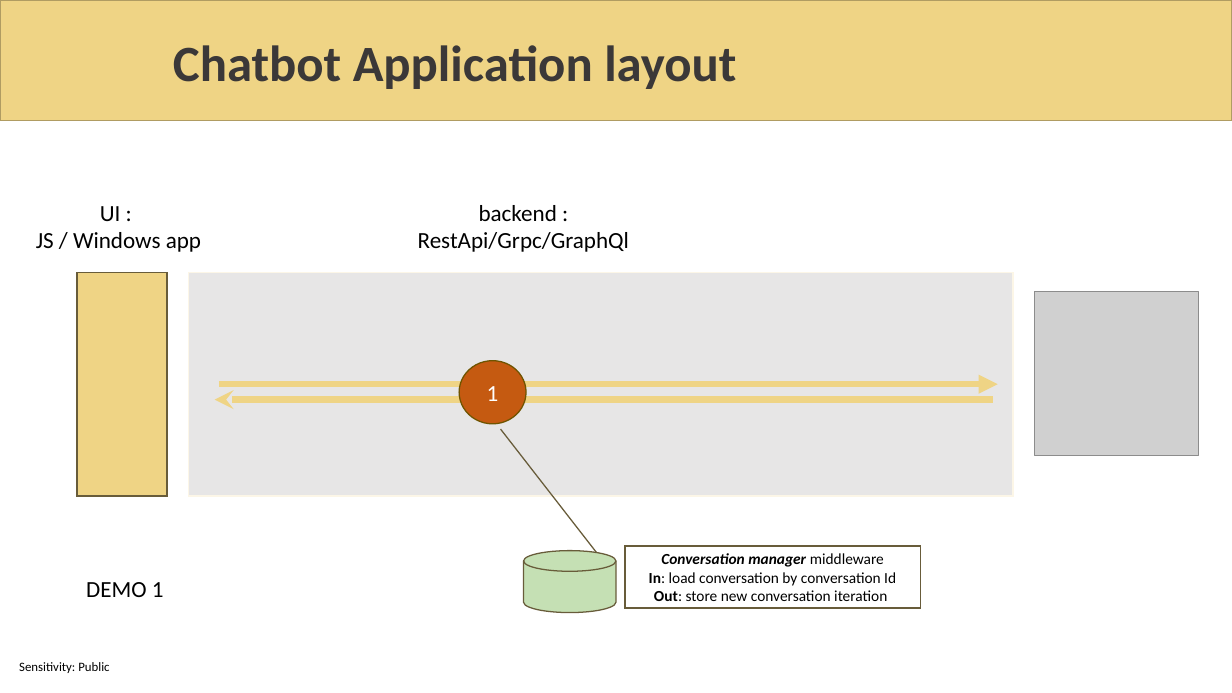
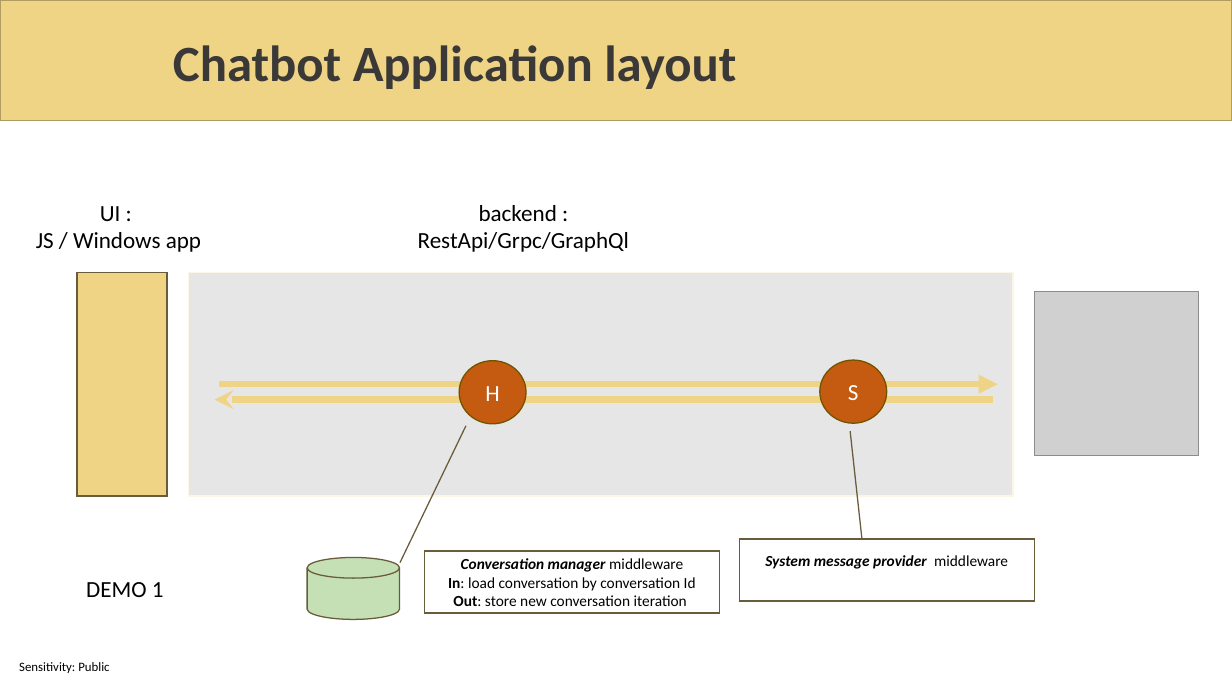
Before and after one commit to sabbadino/AzureDay2023Torino, a slide deck: slide 9 of sessions/room1_15_30/azure-day-ChatBot.pptx. Drawn at 1232x693 pixels with LibreOffice and Linux fonts; fonts in the diff are those of the drawing; grey boxes stand for pictures; background and template pictures are left out. Boxes give left, top, right and bottom in pixels: in the first picture for what was removed or moved away, otherwise in the second. Text is boxed around its words. In the diff, an @@ line names an element or a change of style, - is before the commit and + after.

```diff
--- a/sessions/room1_15_30/azure-day-ChatBot.pptx
+++ b/sessions/room1_15_30/azure-day-ChatBot.pptx
@@ text in ellipse at <box>485,386,499,401</box>: text changed @@
-1
+H
@@ ellipse added at <box>820,360,886,423</box>, fill #C55A11, outline #705400 1 pt, 18 pt, text #FFFFFF @@
+S
@@ border callout added at <box>739,539,1034,601</box>, outline #695D3A 1 pt, 12 pt, text #000000, bold, italic @@
+System message provider middleware
@@ cylinder: place and size @@
-cylinder at <box>524,551,616,613</box>
+cylinder at <box>307,557,399,619</box>
@@ border callout "Conversation manager middleware In: load ...": place and size @@
-border callout "Conversation manager middleware In: load ..." at <box>626,546,921,608</box>
+border callout "Conversation manager middleware In: load ..." at <box>424,551,719,613</box>
@@ border callout "Conversation manager middleware In: load ..." at <box>424,551,719,613</box>: proportions changed @@
```
Also in this commit, not shown: 9 other slides changed, 1 slide added, 2 slides removed, 2 other files.
